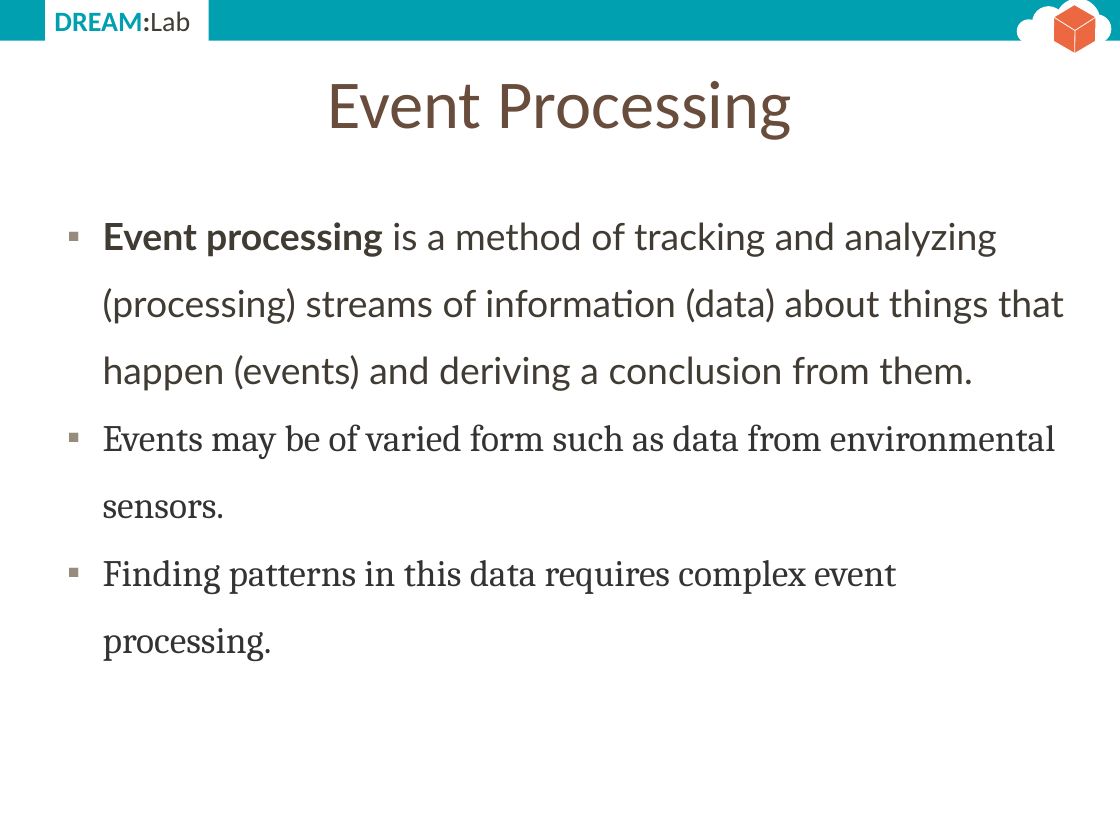
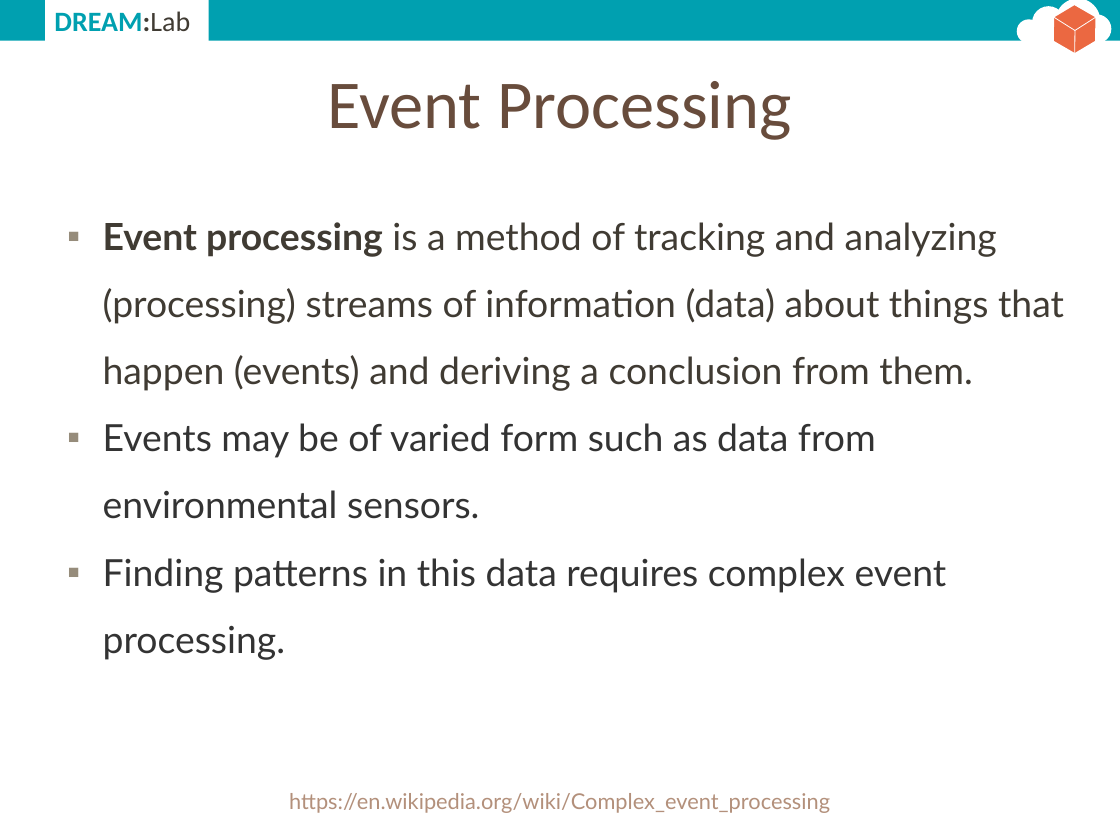
Before and after one commit to dream-lab/iot-school, a slide deck: slide 4 of common/slides/cep.pptx. Drawn at 1120x840 pixels with LibreOffice and Linux fonts; fonts in the diff are those of the drawing. Boxes give left, top, right and bottom in pixels: in the first picture for what was removed or moved away, otherwise in the second. Text is boxed around its words. In the diff, an @@ line names an element or a change of style, - is before the commit and + after.

```diff
--- a/common/slides/cep.pptx
+++ b/common/slides/cep.pptx
@@ text at box(103, 423, 947, 660): font Cambria to Lato in "Events may be of varied form such ...", "Finding patterns in this data requires complex ..." @@
@@ text added at box(289, 793, 830, 813), 14 pt, text #B3907B @@
+https://en.wikipedia.org/wiki/Complex_event_processing
```
Also in this commit, not shown: 22 other slides changed, 6 slides added, 1 slide removed, 1 other file.
